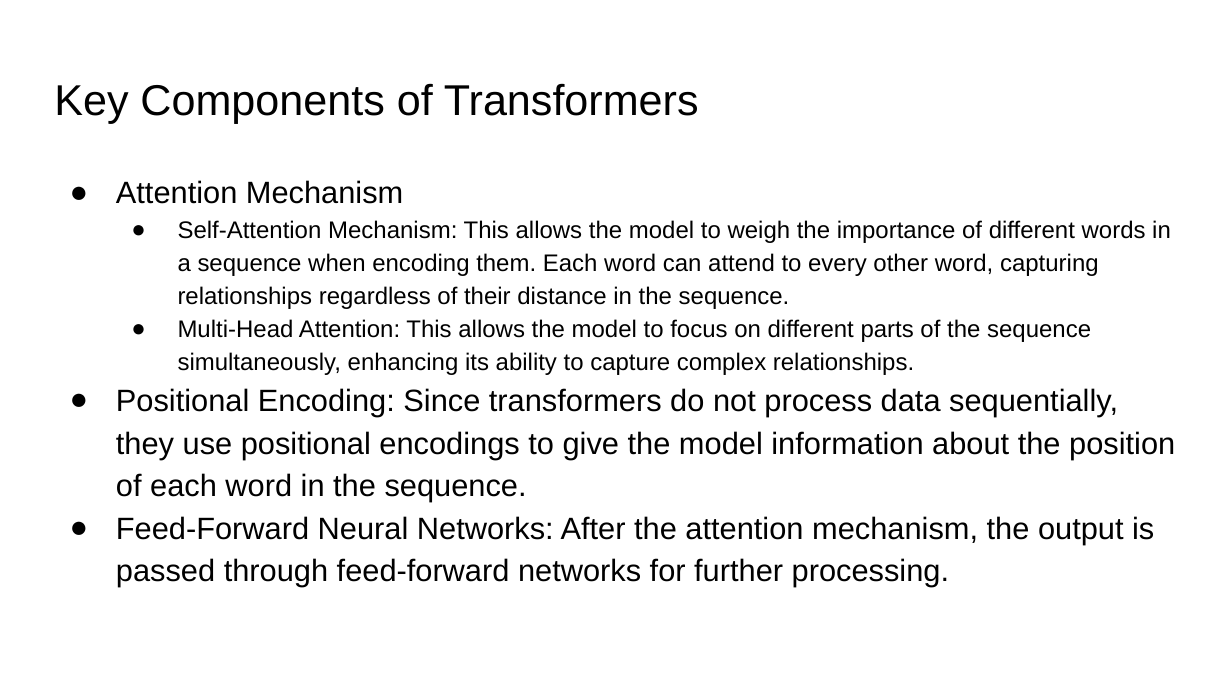
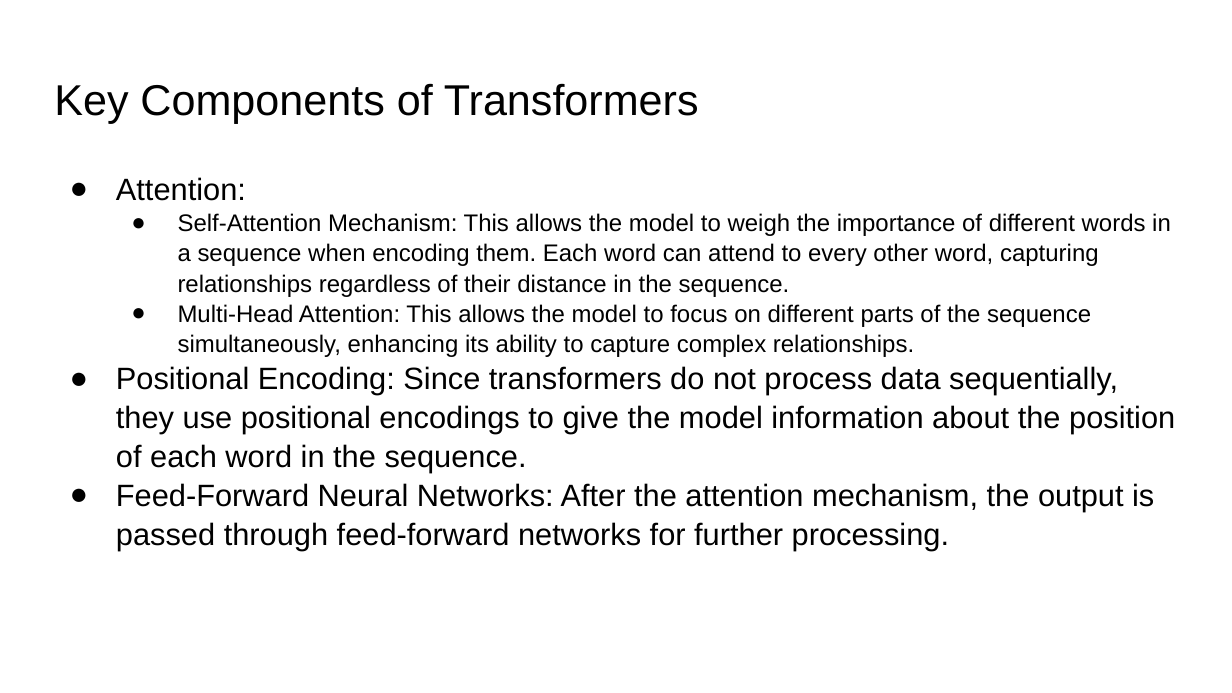
Before and after one commit to motazsaad/NLP-Master-2025, a slide deck: slide 16 of slides/NLP/06 Transformers.pptx (slide 15 before the commit). Drawn at 1232x693 pixels with LibreOffice and Linux fonts; fonts in the diff are those of the drawing. Boxes give left, top, right and bottom in pixels: in the first picture for what was removed or moved away, otherwise in the second. Text is boxed around its words. In the diff, an @@ line names an element or a change of style, - is before the commit and + after.

```diff
--- a/slides/NLP/06 Transformers.pptx
+++ b/slides/NLP/06 Transformers.pptx
@@ text at <box>116,177,246,201</box>: text changed @@
-● Attention Mechanism
+● Attention:
@@ text at <box>116,213,1175,550</box>: line spacing 1.15 to 1.05 @@
```
Also in this commit, not shown: 2 other slides changed, 10 slides added, 5 slides removed.
